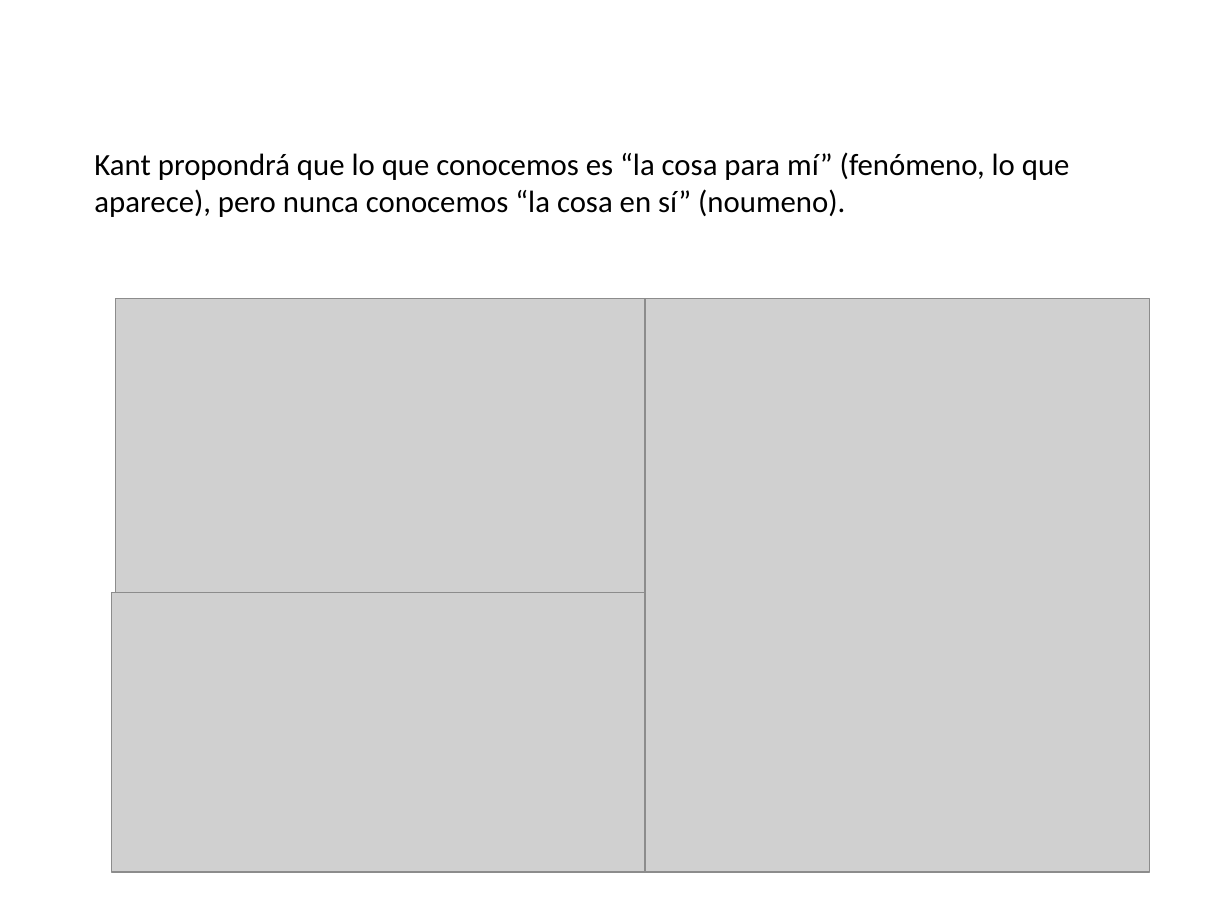
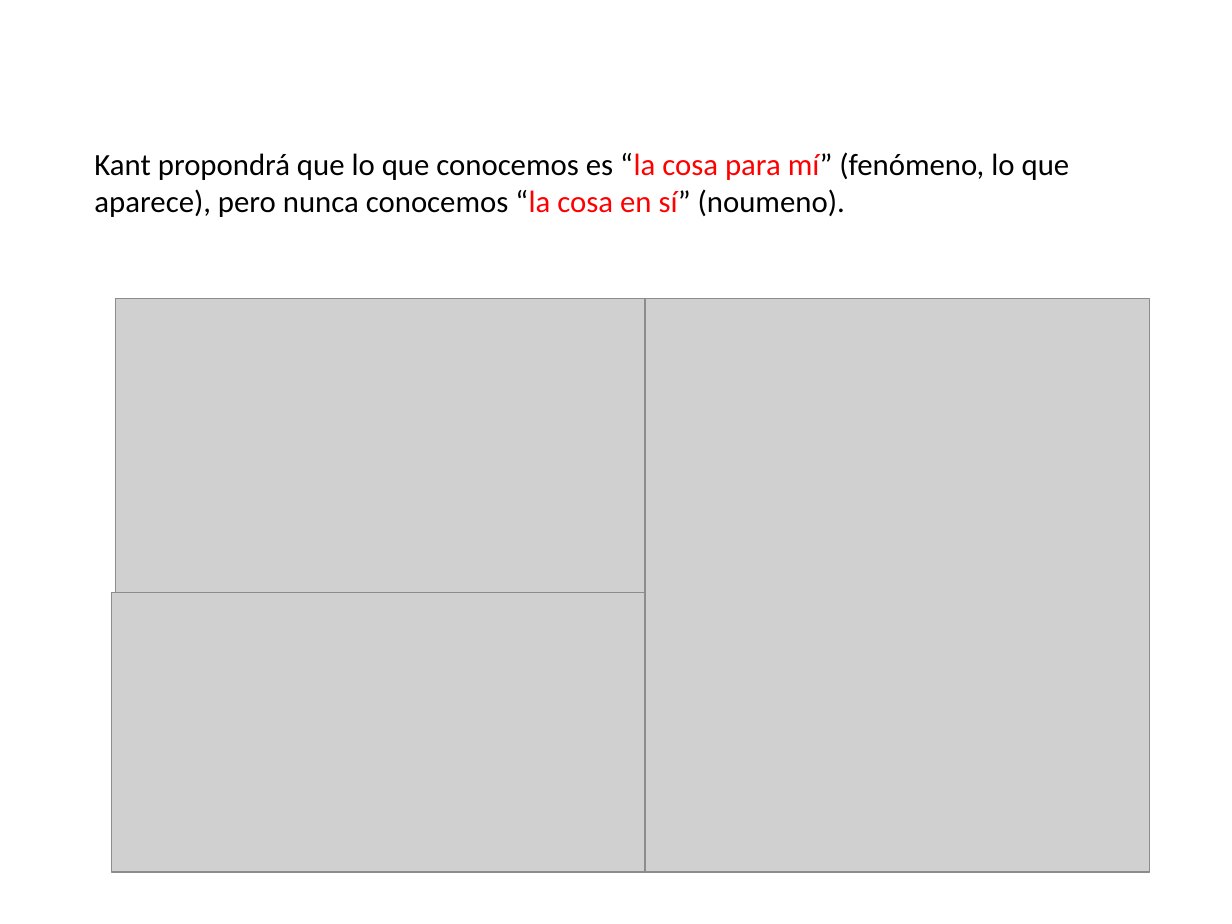
Before and after one commit to zaboltar/zaboltar.github.io, a slide deck: slide 11 of assets uarm/2023 1 UarmPCrit/Kant intro crp prefmc2.pptx (slide 8 before the commit). Drawn at 1232x924 pixels with LibreOffice and Linux fonts; fonts in the diff are those of the drawing; grey boxes stand for pictures. Boxes give left, top, right and bottom in pixels: in the first picture for what was removed or moved away, otherwise in the second. Text is boxed around its words. In the diff, an @@ line names an element or a change of style, - is before the commit and + after.

Commit message:
Kant Metr Confe

```diff
--- a/assets uarm/2023 1 UarmPCrit/Kant intro crp prefmc2.pptx
+++ b/assets uarm/2023 1 UarmPCrit/Kant intro crp prefmc2.pptx
@@ text "Kant propondrá que lo que ..." at [94, 152, 1070, 217]: text colour #000000 to #FF0000 in "“la cosa para mí” “la cosa en ..." @@
```
Also in this commit, not shown: 4 other slides changed, 4 slides added, 1 slide removed, 2 other files.
